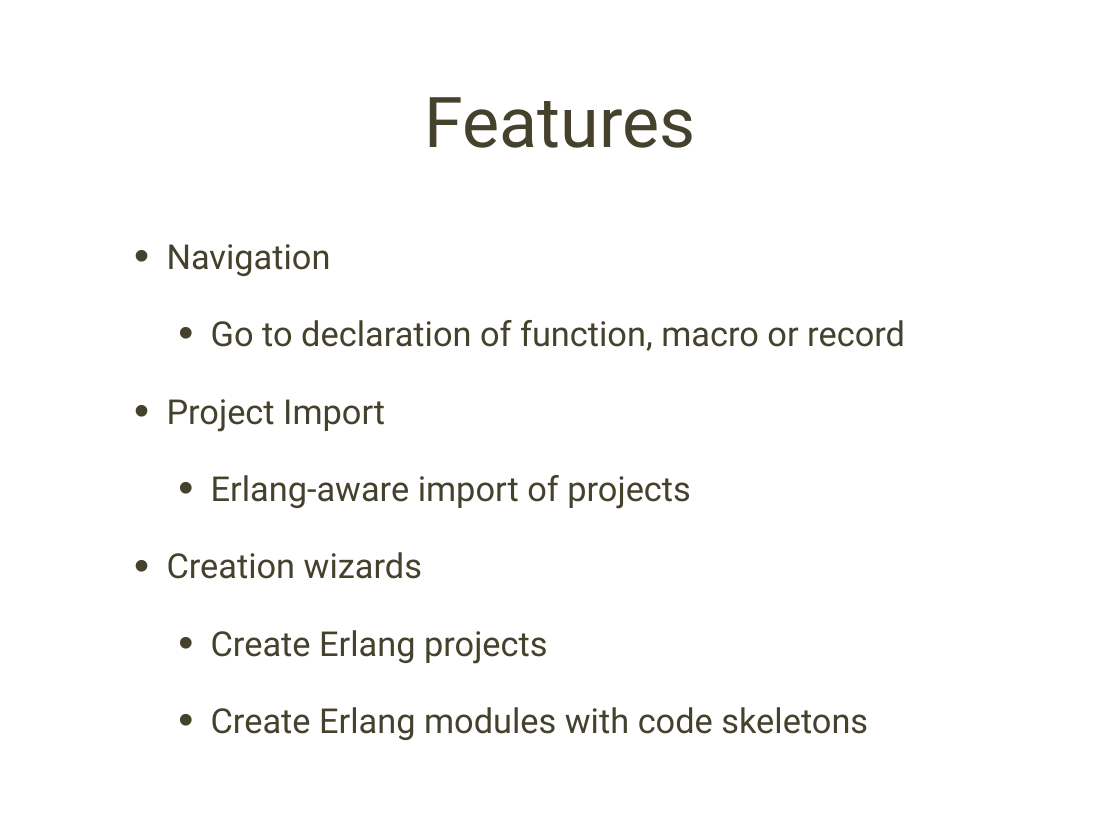
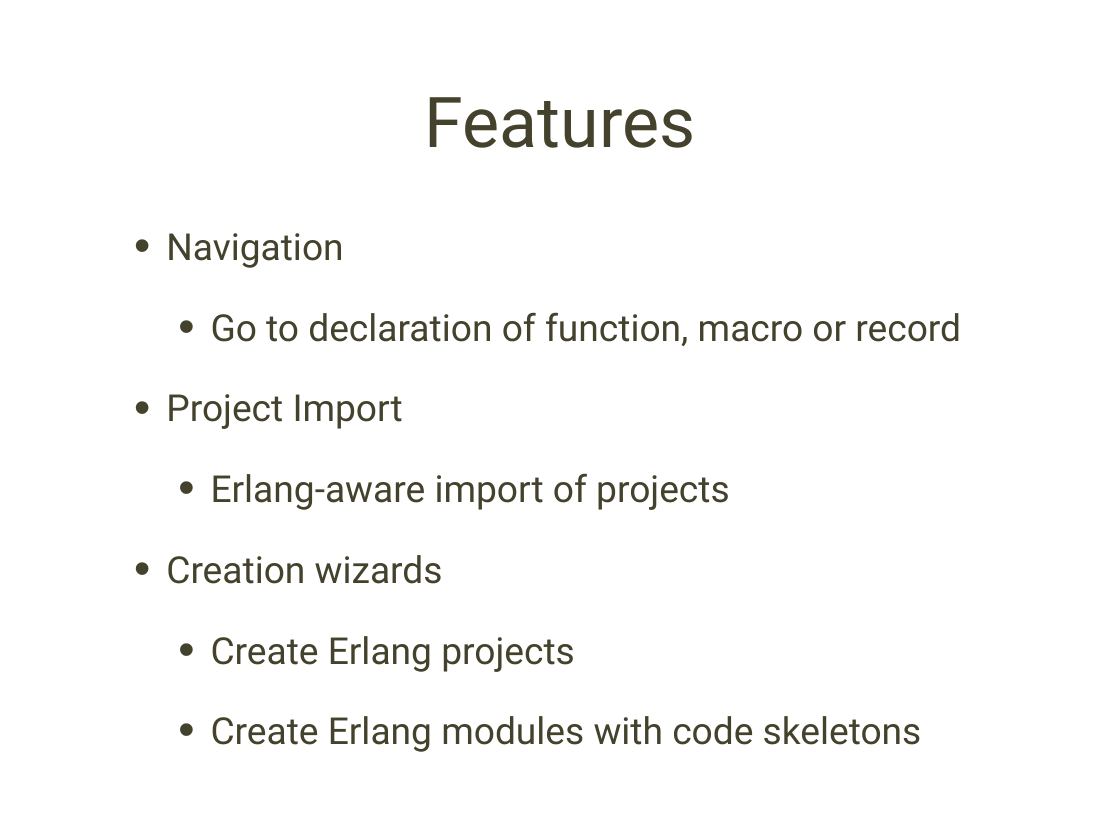
Before and after one commit to erlang/erlide_eclipse, a slide deck: slide 13 of org.erlide.docs/Erlide 2008.ppt (slide 12 before the commit). Drawn at 1120x840 pixels with LibreOffice and Linux fonts; fonts in the diff are those of the drawing; background and template pictures are left out. Boxes give left, top, right and bottom in pixels: in the first picture for what was removed or moved away, otherwise in the second. Text is boxed around its words. In the diff, an @@ line names an element or a change of style, - is before the commit and + after.

```diff
--- a/org.erlide.docs/Erlide 2008.ppt
+++ b/org.erlide.docs/Erlide 2008.ppt
@@ text "Navigation": place and size @@
-text "Navigation" at (167, 244, 905, 740)
+text "Navigation" at (166, 233, 961, 752)
@@ text "Navigation" at (166, 233, 961, 752): size 31.4 to 34 pt @@
```
Also in this commit, not shown: 8 other slides changed, 1 slide added, 25 other files.
